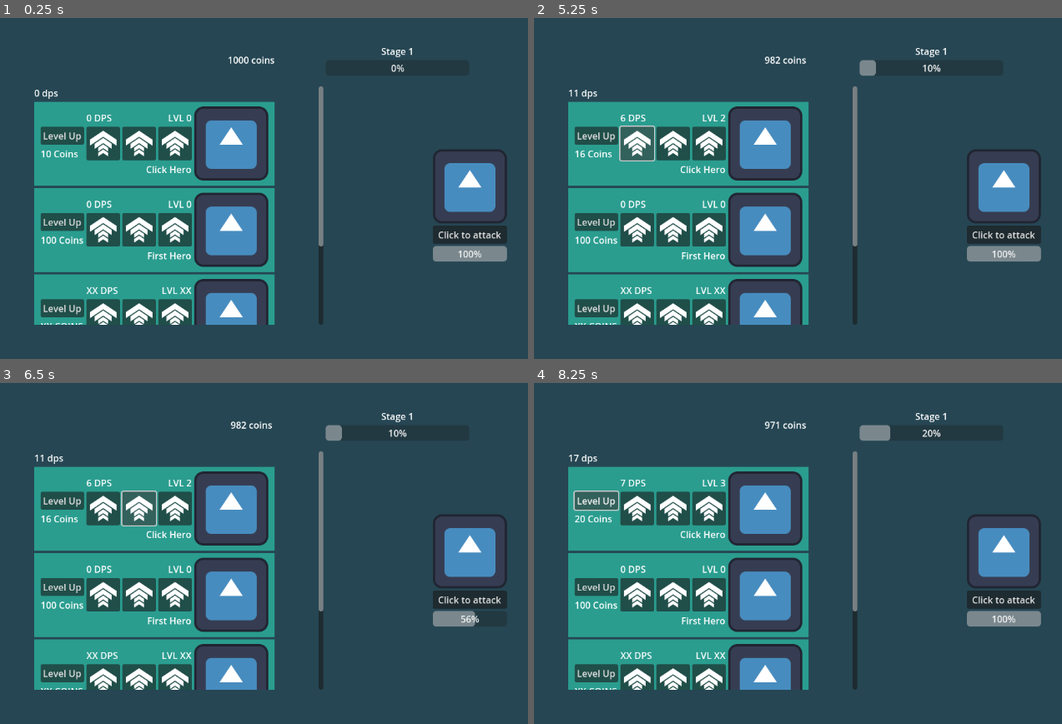
Above: before the commit, frames 1-4 (two rows, left to right).
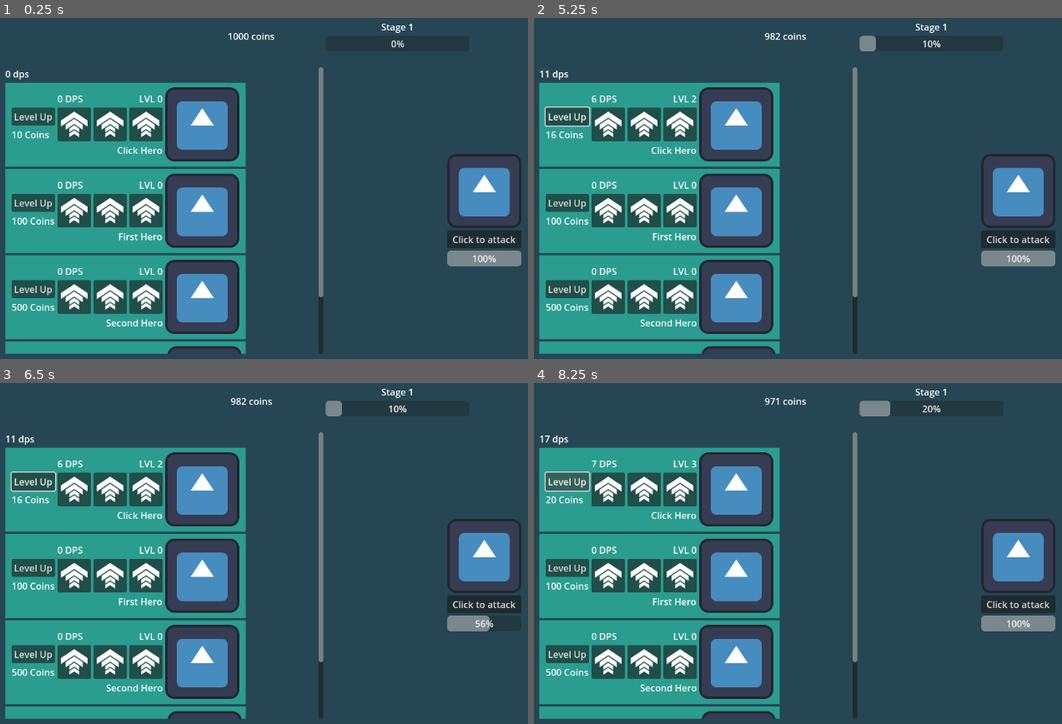
Above: after the commit, the same moments.

Repository: adrianwhatfield/godot-prototypes
Game: Godot game, scene res://Scenes/main.tscn
Same seed, same stepped clock (60 frames per second), same inputs: the game is played once before the commit and once after it. The engine's default icon, where the game draws it, is replaced by a stand-in: a white triangle on a blue panel in a dark square.
Inputs (mouse positions are in pixels of both pictures, inside the frame that each line leads up to):
- Up to frame 1 (0.25 s): no input
- Up to frame 2 (5.25 s): click "Level Up" at 0.5 s; click (639, 144) at 1.27 s; click (671, 144) at 2.02 s; click (708, 144) at 2.77 s; click "Click to attack" at 3.5 s; click "Level Up" at 4.25 s; click (639, 144) at 5.02 s
- Up to frame 3 (6.5 s): click (137, 509) at 5.77 s
- Up to frame 4 (8.25 s): click (708, 509) at 6.52 s; click "Click to attack" at 7.25 s; click "Level Up" at 8 s

The runs differ from the first frame. In frame 1, 31% of the frame differs, in the area x 0-99%, y 1-99%; in frame 2, 32%; in frame 3, 32%; in frame 4, 32%.

Commit message:
[Clicker Clone] Add class HeroBase

Diff:
--- /dev/null
+++ b/clicker-clone/Resources/second_hero_info.tres
@@ -0,0 +1,11 @@
+[gd_resource type="Resource" script_class="Hero" load_steps=3 format=3 uid="uid://b6n324gewc8ap"]
+
+[ext_resource type="Script" path="res://Scripts/hero_resource.gd" id="1_fwwie"]
+[ext_resource type="Texture2D" uid="uid://dehnghmo28g62" path="res://icon.svg" id="1_wnqri"]
+
+[resource]
+script = ExtResource("1_fwwie")
+hero_name = "Second Hero"
+base_damage = 50
+icon = ExtResource("1_wnqri")
+base_cost = 500
--- /dev/null
+++ b/clicker-clone/Resources/third_hero_info.tres
@@ -0,0 +1,11 @@
+[gd_resource type="Resource" script_class="Hero" load_steps=3 format=3 uid="uid://b6qheib7vp3nc"]
+
+[ext_resource type="Texture2D" uid="uid://dehnghmo28g62" path="res://icon.svg" id="1_apv7c"]
+[ext_resource type="Script" path="res://Scripts/hero_resource.gd" id="1_u7utj"]
+
+[resource]
+script = ExtResource("1_u7utj")
+hero_name = "Third Hero"
+base_damage = 250
+icon = ExtResource("1_apv7c")
+base_cost = 1000
--- a/clicker-clone/Scenes/main.tscn
+++ b/clicker-clone/Scenes/main.tscn
@@ -6,6 +6,8 @@
 [ext_resource type="Script" path="res://Scripts/MainMargin.gd" id="1_oqjsh"]
 [ext_resource type="Script" path="res://Scripts/click_hero.gd" id="3_2nyc2"]
 [ext_resource type="Script" path="res://Scripts/first_hero.gd" id="4_weqc8"]
+[ext_resource type="Script" path="res://Scripts/second_hero.gd" id="6_1pewj"]
+[ext_resource type="Script" path="res://Scripts/third_hero.gd" id="7_8h3v4"]
 
 [node name="Main" type="Control"]
 layout_mode = 3
@@ -98,9 +100,11 @@
 
 [node name="SecondHero" parent="MainMargin/VBoxContainer/ClickablesContainer/ScrollContainer/Upgrades" instance=ExtResource("1_6dtu4")]
 layout_mode = 2
+script = ExtResource("6_1pewj")
 
 [node name="ThirdHero" parent="MainMargin/VBoxContainer/ClickablesContainer/ScrollContainer/Upgrades" instance=ExtResource("1_6dtu4")]
 layout_mode = 2
+script = ExtResource("7_8h3v4")
 
 [node name="Enemy" type="VBoxContainer" parent="MainMargin/VBoxContainer/ClickablesContainer"]
 layout_mode = 2
--- a/clicker-clone/Scripts/MainMargin.gd
+++ b/clicker-clone/Scripts/MainMargin.gd
@@ -3,7 +3,7 @@
 
 # Called when the node enters the scene tree for the first time.
 func _ready():
-	var margin_value = 75
+	var margin_value = 25
 	add_theme_constant_override("margin_top", margin_value)
 	add_theme_constant_override("margin_left", margin_value)
 	add_theme_constant_override("margin_bottom", margin_value)
--- a/clicker-clone/Scripts/first_hero.gd
+++ b/clicker-clone/Scripts/first_hero.gd
@@ -1,4 +1,4 @@
-extends "res://Scripts/hero_base.gd"
+extends HeroBase
 
 func _ready():
 	hero_info = preload("res://Resources/first_hero_info.tres")
--- a/clicker-clone/Scripts/hero_base.gd
+++ b/clicker-clone/Scripts/hero_base.gd
@@ -1,4 +1,5 @@
 extends Control
+class_name HeroBase
 
 # Nodes
 @onready var cost_label = $HBoxContainer/LevelUpContainer/CostLabel
--- /dev/null
+++ b/clicker-clone/Scripts/second_hero.gd
@@ -0,0 +1,17 @@
+extends HeroBase
+
+func _ready():
+	hero_info = preload("res://Resources/second_hero_info.tres")
+	current_cost = hero_info.base_cost
+	if state == hero_state.ACTIVE:
+		activate()
+
+func _process(delta):
+	if state == hero_state.ACTIVE:
+		update_vars()
+		get_cost()
+		get_damage()
+		update_ui()
+
+	if state == hero_state.INACTIVE:
+		update_ui()
--- /dev/null
+++ b/clicker-clone/Scripts/third_hero.gd
@@ -0,0 +1,17 @@
+extends HeroBase
+
+func _ready():
+	hero_info = preload("res://Resources/third_hero_info.tres")
+	current_cost = hero_info.base_cost
+	if state == hero_state.ACTIVE:
+		activate()
+
+func _process(delta):
+	if state == hero_state.ACTIVE:
+		update_vars()
+		get_cost()
+		get_damage()
+		update_ui()
+
+	if state == hero_state.INACTIVE:
+		update_ui()
Not shown: 1 places in clicker-clone/Scenes/main.tscn that only renumber resources
